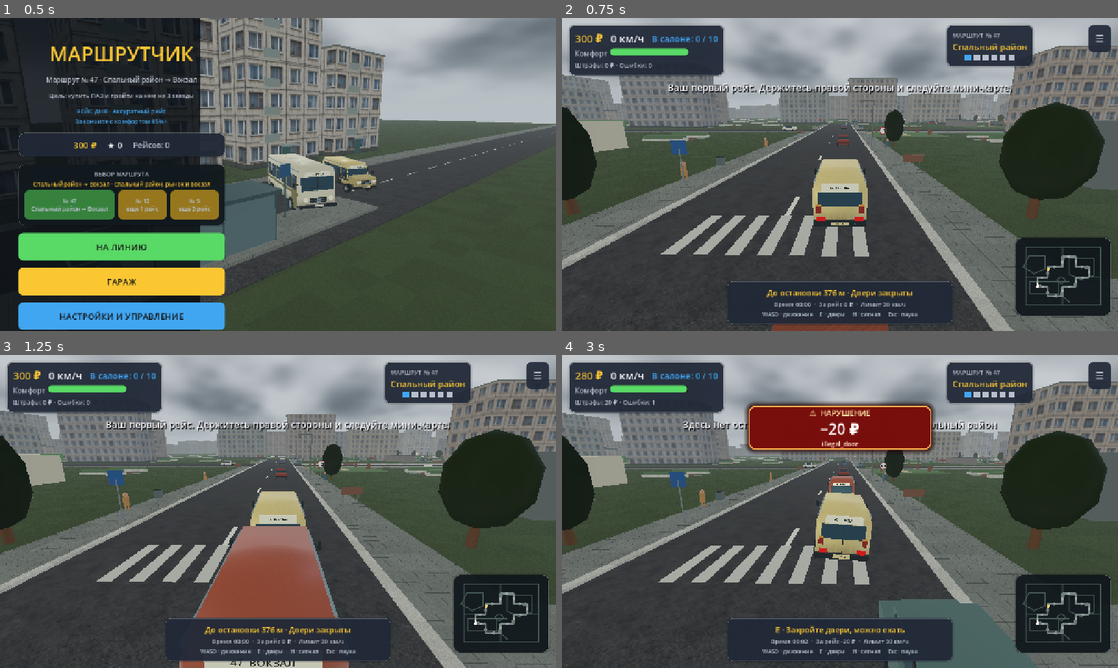
Above: before the commit, frames 1-4 (two rows, left to right).
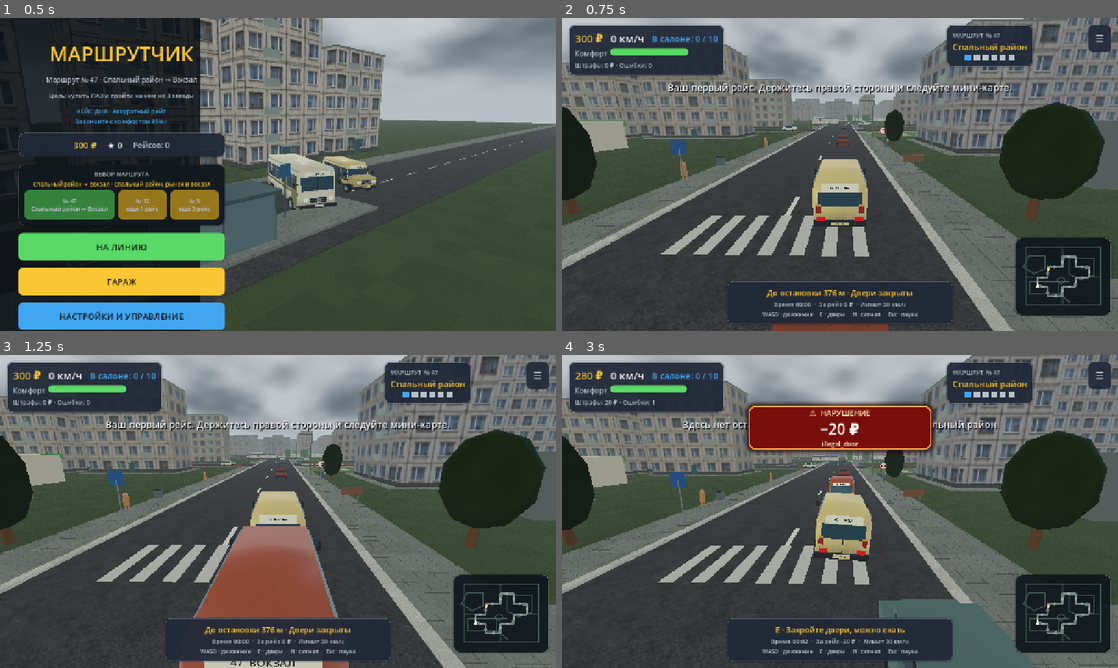
Above: after the commit, the same moments.

Repository: LuardeGames/marshrutchik_sim
Game: Godot game, scene res://scenes/main_menu/main_menu.tscn
Two runs of this game, one before a commit and one after it. Both use one fixed random seed, a clock stepped at 60 frames per second and the inputs below.
Inputs (mouse positions are in pixels of both pictures, inside the frame that each line leads up to):
- Up to frame 1 (0.5 s): no input
- Up to frame 2 (0.75 s): click "НА ЛИНИЮ" at 0.5 s
- Up to frame 3 (1.25 s): no input
- Up to frame 4 (3 s): tap Enter at 1.25 s; move the mouse to (962, 495) at 1.27 s; hold D (steer_right) 1.28-2 s; tap E (doors) at 1.35 s; click (962, 495) at 1.42 s; drag from (728, 527) to (812, 574) at 2.02 s; move the mouse to (895, 442) at 2.77 s; hold D (steer_right) from 2.78 s (still down); hold H from 2.78 s (still down)

Frame 1 is identical in both runs. In frame 2, 11% of the frame differs, in the area x 0-100%, y 0-45%; in frame 3, 10%; in frame 4, 8.8%.

Commit message:
Expand city dressing and improve urban layout

Diff:
--- a/scripts/world/city_dressing.gd
+++ b/scripts/world/city_dressing.gd
@@ -248,7 +248,9 @@
 	var colors: Array[Color] = [Color("536a72"), Color("8b5148"), Color("b18d53"), Color("65745b")]
 	var courtyard_index := 0
 	for i in range(waypoints.size()):
-		if i % 2 == 0:
+		# These two route edges cross the civic and industrial loops; a yard
+		# here would put its storage row directly on the secondary street.
+		if i % 2 == 0 or i in [5, 13]:
 			continue
 		var a: Vector3 = waypoints[i]
 		var b: Vector3 = waypoints[(i + 1) % waypoints.size()]
--- a/scripts/world/world_builder.gd
+++ b/scripts/world/world_builder.gd
@@ -428,10 +428,10 @@
 	var legs := _box(parent, center - perp * 16.0 + Vector3(0, 2.0, 0), Vector3(0.4, 4.0, 0.4), Color(0.3, 0.3, 0.3), false)
 
 static func _build_station(parent: Node3D, center: Vector3, perp: Vector3, rng: RandomNumberGenerator) -> void:
-	var b := _box(parent, center + perp * 24.0 + Vector3(0, 7, 0), Vector3(26.0, 14.0, 12.0), Color(0.8, 0.75, 0.55))
+	var b := _box(parent, center - perp * 24.0 + Vector3(0, 7, 0), Vector3(26.0, 14.0, 12.0), Color(0.8, 0.75, 0.55))
 	_add_window_band(b, Vector3(26.0, 14.0, 12.0))
-	var tower := _box(parent, center + perp * 24.0 + Vector3(0, 17, -4), Vector3(4.0, 20.0, 4.0), Color(0.75, 0.68, 0.45))
-	var spire := _box(parent, center + perp * 24.0 + Vector3(0, 28, -4), Vector3(1.0, 3.0, 1.0), Color(0.6, 0.55, 0.35), false)
+	var tower := _box(parent, center - perp * 24.0 + Vector3(0, 17, -4), Vector3(4.0, 20.0, 4.0), Color(0.75, 0.68, 0.45))
+	var spire := _box(parent, center - perp * 24.0 + Vector3(0, 28, -4), Vector3(1.0, 3.0, 1.0), Color(0.6, 0.55, 0.35), false)
 
 static func _build_depot(parent: Node3D, center: Vector3, perp: Vector3, rng: RandomNumberGenerator) -> void:
 	# tangent = road direction at this point, derived from perp so garages
@@ -449,13 +449,13 @@
 	_build_brick_house(parent, Vector3(-105, 0, -520), Vector3(24, 15, 12), 0.0)
 	_build_brick_house(parent, Vector3(90, 0, -520), Vector3(30, 18, 12), 0.0)
 	_build_stalinka(parent, Vector3(440, 0, 210), Vector3(32, 18, 16))
-	_build_school(parent, Vector3(-150, 0, 125), Vector3(30, 7, 18))
+	_build_school(parent, Vector3(-180, 0, 125), Vector3(30, 7, 18))
 	_build_fire_station(parent, Vector3(710, 0, 120), Vector3(24, 6, 16))
-	_build_private_street(parent, Vector3(-235, 0, 80))
+	_build_private_street(parent, Vector3(-270, 0, 80))
 	_build_post_office(parent, Vector3(5, 0, 245), Vector3(22, 7, 14))
 	_build_cinema(parent, Vector3(225, 0, 245), Vector3(26, 8, 18))
 	_build_market_hall(parent, Vector3(-185, 0, -175), Vector3(26, 8, 18))
-	_build_warehouse(parent, Vector3(760, 0, -430), Vector3(30, 8, 22))
+	_build_warehouse(parent, Vector3(720, 0, -500), Vector3(30, 8, 22))
 
 static func _build_brick_house(parent: Node3D, pos: Vector3, size: Vector3, y_rot: float) -> void:
 	var building := _box(parent, pos + Vector3(0, size.y * 0.5, 0), size, Color("a86e55"), true, y_rot)
@@ -537,7 +537,7 @@
 	var front_entries: Array = []
 	var back_entries: Array = []
 	var occupied: Array[Rect2] = []
-	_collect_occupied(parent, occupied)
+	_collect_major_occupied(parent, occupied)
 	var streets: Array = []
 	for i in range(waypoints.size()):
 		streets.append([waypoints[i], waypoints[(i+1)%waypoints.size()]])
@@ -569,7 +569,9 @@
 	for street in streets:
 		var a: Vector3 = street[0]
 		var b: Vector3 = street[1]
-		reserved.append(Rect2(Vector2(minf(a.x,b.x),minf(a.z,b.z)),Vector2(absf(b.x-a.x),absf(b.z-a.z))).grow(9.5))
+		_reserve_street(reserved, a, b)
+	for waypoint in waypoints:
+		reserved.append(Rect2(Vector2(waypoint.x - 20.0, waypoint.z - 20.0), Vector2(40.0, 40.0)))
 	for stop in RouteDefinition.stops():
 		var p := RouteDefinition.stop_position(stop.waypoint_index)
 		reserved.append(Rect2(Vector2(p.x-16,p.z-16),Vector2(32,32)))
@@ -586,14 +588,29 @@
 					var pos: Vector3 = a.lerp(b,(i+0.5)/float(count))+perp*side*(23.0+row*38.0)
 					var size := Vector3(30, float(rng.randi_range(5,9))*3,12) if absf(dir.x)>0.5 else Vector3(12,float(rng.randi_range(5,9))*3,30)
 					_place_city_block(parent,pos,size,reserved,occupied,front_entries,rng)
+	# Smaller three-to-six-storey sections fit between junction clearances and
+	# landmarks where a full 30-metre slab would leave an empty street edge.
+	for street in streets:
+		var a: Vector3 = street[0]
+		var b: Vector3 = street[1]
+		var dir := (b - a).normalized()
+		var perp := Vector3(-dir.z, 0, dir.x)
+		var count := int(a.distance_to(b) / 24.0)
+		for i in range(count):
+			for side: float in [-1.0, 1.0]:
+				var pos: Vector3 = a.lerp(b, (float(i) + 0.5) / float(count)) + perp * side * 22.0
+				var size := Vector3(18, float(rng.randi_range(3, 6)) * 3, 10) if absf(dir.x) > 0.5 else Vector3(10, float(rng.randi_range(3, 6)) * 3, 18)
+				_place_city_block(parent, pos, size, reserved, occupied, front_entries, rng)
 	# Fill the interior and extend beyond the outer avenue. Alternating slab
 	# orientation leaves connected courtyards instead of isolated towers.
-	for x in range(-280,921,56):
-		for z in range(-720,421,56):
+	for x in range(-280, 921, 46):
+		for z in range(-720, 421, 46):
 			var pos := Vector3(x,0,z)
-			var size := Vector3(30,float(rng.randi_range(5,12))*3,12) if (x/56+z/56)%2==0 else Vector3(12,float(rng.randi_range(5,12))*3,30)
+			var size := Vector3(32,float(rng.randi_range(5,12))*3,16) if (x/46+z/46)%2==0 else Vector3(16,float(rng.randi_range(5,12))*3,32)
 			_place_city_block(parent,pos,size,reserved,occupied,front_entries,rng)
+	_build_backdrop_blocks(back_entries, rng)
 	parent.set_meta("city_buildings",front_entries.size())
+	parent.set_meta("city_backdrop_buildings", back_entries.size())
 	parent.set_meta("city_streets",streets)
 
 	var body_mat := CityMaterials.facade(Color.WHITE, true)
@@ -603,21 +620,56 @@
 	var roofs: Array=[]
 	var balconies: Array=[]
 	var doors: Array=[]
-	for e in front_entries:
+	var rooftop_units: Array=[]
+	for entry_index in range(front_entries.size()):
+		var e: Dictionary = front_entries[entry_index]
 		walks.append({"size":Vector3(e.size.x+3,0.08,e.size.z+3),"position":Vector3(e.position.x,0.04,e.position.z),"y_rot":0.0})
 		roofs.append({"size":Vector3(e.size.x+0.25,0.18,e.size.z+0.25),"position":e.position+Vector3(0,e.size.y/2.0,0),"y_rot":0.0})
-		var front_z: float=e.position.z-e.size.z/2.0
-		doors.append({"size":Vector3(1.2,2.1,0.05),"position":Vector3(e.position.x,1.05,front_z-0.03),"y_rot":0.0})
-		roofs.append({"size":Vector3(2.1,0.14,1.5),"position":Vector3(e.position.x,2.4,front_z-0.7),"y_rot":0.0})
-		var balcony_x: float=roundf((e.position.x+e.size.x*0.23-1.5)/3.0)*3.0+1.5
-		for floor_index in range(1,int(e.size.y/3.0)):
-			var y:=float(floor_index)*3.0+0.3
-			balconies.append({"size":Vector3(2.2,0.14,0.95),"position":Vector3(balcony_x,y,front_z-0.45),"y_rot":0.0})
-			balconies.append({"size":Vector3(2.2,0.82,0.08),"position":Vector3(balcony_x,y+0.45,front_z-0.89),"y_rot":0.0})
+		if entry_index % 3 == 0:
+			rooftop_units.append({"size": Vector3(3.6, 1.2, 2.5), "position": e.position + Vector3(e.size.x * 0.18, e.size.y / 2.0 + 0.7, 0), "y_rot": 0.0})
+		if e.size.x >= e.size.z:
+			var balcony_x: float = e.position.x + e.size.x * 0.23
+			for facade_side: float in [-1.0, 1.0]:
+				var front_z: float = e.position.z + facade_side * e.size.z / 2.0
+				doors.append({"size": Vector3(1.2, 2.1, 0.05), "position": Vector3(e.position.x, 1.05, front_z + facade_side * 0.03), "y_rot": 0.0})
+				roofs.append({"size": Vector3(2.1, 0.14, 1.5), "position": Vector3(e.position.x, 2.4, front_z + facade_side * 0.7), "y_rot": 0.0})
+				for floor_index in range(1, int(e.size.y / 3.0)):
+					var y := float(floor_index) * 3.0 + 0.3
+					balconies.append({"size": Vector3(2.2, 0.14, 0.95), "position": Vector3(balcony_x, y, front_z + facade_side * 0.45), "y_rot": 0.0})
+					balconies.append({"size": Vector3(2.2, 0.82, 0.08), "position": Vector3(balcony_x, y + 0.45, front_z + facade_side * 0.89), "y_rot": 0.0})
+		else:
+			var balcony_z: float = e.position.z + e.size.z * 0.23
+			for facade_side: float in [-1.0, 1.0]:
+				var front_x: float = e.position.x + facade_side * e.size.x / 2.0
+				doors.append({"size": Vector3(0.05, 2.1, 1.2), "position": Vector3(front_x + facade_side * 0.03, 1.05, e.position.z), "y_rot": 0.0})
+				roofs.append({"size": Vector3(1.5, 0.14, 2.1), "position": Vector3(front_x + facade_side * 0.7, 2.4, e.position.z), "y_rot": 0.0})
+				for floor_index in range(1, int(e.size.y / 3.0)):
+					var y := float(floor_index) * 3.0 + 0.3
+					balconies.append({"size": Vector3(0.95, 0.14, 2.2), "position": Vector3(front_x + facade_side * 0.45, y, balcony_z), "y_rot": 0.0})
+					balconies.append({"size": Vector3(0.08, 0.82, 2.2), "position": Vector3(front_x + facade_side * 0.89, y + 0.45, balcony_z), "y_rot": 0.0})
 	_multimesh_boxes(parent,"ApartmentFootpaths",CityMaterials.surface("paving"),walks)
 	_multimesh_boxes(parent,"RoofCapsAndCanopies",BusVisual.material(Color("697167")),roofs)
+	_multimesh_boxes(parent,"RoofEquipment",BusVisual.material(Color("59615e")),rooftop_units)
 	_multimesh_boxes(parent,"BalconyPanels",BusVisual.material(Color("899184")),balconies)
 	_multimesh_boxes(parent,"EntranceDoors",BusVisual.material(Color("3d5851")),doors)
+
+static func _reserve_street(reserved: Array[Rect2], start: Vector3, finish: Vector3) -> void:
+	var part_count := maxi(1, ceili(start.distance_to(finish) / 12.0))
+	for part_index in range(part_count):
+		var a := start.lerp(finish, float(part_index) / float(part_count))
+		var b := start.lerp(finish, float(part_index + 1) / float(part_count))
+		reserved.append(Rect2(Vector2(minf(a.x, b.x), minf(a.z, b.z)), Vector2(absf(b.x - a.x), absf(b.z - a.z))).grow(9.5))
+
+static func _build_backdrop_blocks(entries: Array, rng: RandomNumberGenerator) -> void:
+	var colors := [Color("858c8b"), Color("8f8c84"), Color("7d8589"), Color("91877e")]
+	for z: float in [-790.0, -840.0, 490.0, 540.0]:
+		for x in range(-340, 981, 38):
+			var size := Vector3(28.0, float(rng.randi_range(7, 15)) * 3.0, 18.0)
+			entries.append({"size": size, "position": Vector3(x, size.y * 0.5, z), "y_rot": 0.0, "color": colors[rng.randi() % colors.size()]})
+	for x: float in [-350.0, -400.0, 990.0, 1040.0]:
+		for z in range(-752, 453, 38):
+			var size := Vector3(18.0, float(rng.randi_range(7, 15)) * 3.0, 28.0)
+			entries.append({"size": size, "position": Vector3(x, size.y * 0.5, z), "y_rot": 0.0, "color": colors[rng.randi() % colors.size()]})
 
 static func _add_network_loop(parent: Node3D, streets: Array, points: Array[Vector3]) -> void:
 	_build_road(parent, points)
@@ -654,10 +706,13 @@
 	_register_road_surface(parent, start, finish, 12.8, 0.0)
 	var dir: Vector3 = (finish - start).normalized()
 	var side: Vector3 = Vector3(-dir.z, 0, dir.x)
+	var rail_start := start + dir * 12.0
+	var rail_middle := (rail_start + finish) * 0.5
+	var rail_length := rail_start.distance_to(finish)
 	streets.append([start, finish])
 	_box(parent, (start + finish) * 0.5 + Vector3(0, 0.16, 0), Vector3(12.8, 0.28, start.distance_to(finish)), Color("4b5353"), false, atan2(dir.x, dir.z))
-	_box(parent, (start + finish) * 0.5 + side * 6.3 + Vector3(0, 0.85, 0), Vector3(0.28, 1.4, start.distance_to(finish)), Color("77756d"), true, atan2(dir.x, dir.z))
-	_box(parent, (start + finish) * 0.5 - side * 6.3 + Vector3(0, 0.85, 0), Vector3(0.28, 1.4, start.distance_to(finish)), Color("77756d"), true, atan2(dir.x, dir.z))
+	_box(parent, rail_middle + side * 6.3 + Vector3(0, 0.85, 0), Vector3(0.28, 1.4, rail_length), Color("77756d"), true, atan2(dir.x, dir.z))
+	_box(parent, rail_middle - side * 6.3 + Vector3(0, 0.85, 0), Vector3(0.28, 1.4, rail_length), Color("77756d"), true, atan2(dir.x, dir.z))
 	for x in [0.18, 0.50, 0.82]:
 		var post_pos: Vector3 = start.lerp(finish, x)
 		_box(parent, post_pos + side * 6.3 + Vector3(0, 0.9, 0), Vector3(0.34, 1.8, 0.34), Color("8e887a"), true)
@@ -683,20 +738,30 @@
 			return true
 	return false
 
-## Small, reserved garden lots close gaps without placing another slab.
+## Turns leftover lots into readable courtyards instead of scattering the
+## same tiny planter across every empty patch.
 static func _build_pocket_gardens(parent: Node3D) -> void:
 	var occupied: Array[Rect2] = []
 	_collect_occupied(parent, occupied)
 	var surfaces: Array = parent.get_meta("road_surfaces", [])
-	var paving: Array = []
+	var courtyard_paths: Array = []
+	var parking_surfaces: Array = []
+	var parking_lines: Array = []
 	var planters: Array = []
 	var foliage: Array = []
 	var seats: Array = []
+	var tree_trunks: Array = []
+	var tree_crowns: Array = []
+	var parked_cars: Array = []
+	var parked_windows: Array = []
+	var garage_bodies: Array = []
+	var garage_roofs: Array = []
+	var garage_doors: Array = []
 	var count: int = 0
 	for x in range(-120, 741, 22):
 		for z in range(-580, 261, 22):
 			var pos := Vector3(x, 0, z)
-			var lot := Rect2(Vector2(x - 7, z - 7), Vector2(14, 14))
+			var lot := Rect2(Vector2(x - 9, z - 9), Vector2(18, 18))
 			var blocked: bool = is_road_surface(pos, surfaces, 13.0)
 			for rect: Rect2 in occupied:
 				if lot.intersects(rect):
@@ -705,19 +770,54 @@
 			if blocked:
 				continue
 			occupied.append(lot)
-			paving.append({"size": Vector3(10, 0.06, 2), "position": pos + Vector3(0, 0.03, 0), "y_rot": 0.0})
-			for side: float in [-1.0, 1.0]:
-				var bed: Vector3 = pos + Vector3(0, 0.25, side * 3.8)
-				planters.append({"size": Vector3(8, 0.5, 1.6), "position": bed, "y_rot": 0.0})
-				foliage.append({"size": Vector3(7.5, 0.65, 1.2), "position": bed + Vector3(0, 0.5, 0), "y_rot": 0.0})
-				_invisible_collider(parent, bed, Vector3(8, 1.1, 1.6))
-				seats.append({"size": Vector3(2.2, 0.45, 0.65), "position": pos + Vector3(side * 3, 0.225, 1.8), "y_rot": 0.0})
+			var grid_x := int((x + 120) / 22)
+			var grid_z := int((z + 580) / 22)
+			var variant := (floori(float(grid_x) / 2.0) + floori(float(grid_z) / 2.0)) % 3
+			match variant:
+				0:
+					courtyard_paths.append({"size": Vector3(16, 0.06, 2.2), "position": pos + Vector3(0, 0.03, 0), "y_rot": 0.0})
+					courtyard_paths.append({"size": Vector3(2.2, 0.06, 16), "position": pos + Vector3(0, 0.03, 0), "y_rot": 0.0})
+					for side: float in [-1.0, 1.0]:
+						var bed := pos + Vector3(side * 5.5, 0.22, 5.4)
+						planters.append({"size": Vector3(3.5, 0.44, 2.2), "position": bed, "y_rot": 0.0})
+						foliage.append({"size": Vector3(3.1, 0.72, 1.8), "position": bed + Vector3(0, 0.54, 0), "y_rot": 0.0})
+						seats.append({"size": Vector3(2.4, 0.45, 0.65), "position": pos + Vector3(side * 4.6, 0.225, -2.3), "y_rot": 0.0})
+						var tree_pos := pos + Vector3(side * 5.8, 0, -5.5)
+						tree_trunks.append({"size": Vector3(0.7, 2.2, 0.7), "position": tree_pos + Vector3(0, 1.1, 0), "y_rot": 0.0})
+						tree_crowns.append({"size": Vector3(3.5, 4.2, 3.5), "position": tree_pos + Vector3(0, 3.5, 0), "y_rot": 0.0})
+						_invisible_collider(parent, tree_pos + Vector3(0, 1.1, 0), Vector3(0.9, 2.2, 0.9))
+				1:
+					parking_surfaces.append({"size": Vector3(18, 0.08, 18), "position": pos + Vector3(0, 0.04, 0), "y_rot": 0.0})
+					for line_x in [-7.0, -3.5, 0.0, 3.5, 7.0]:
+						parking_lines.append({"size": Vector3(0.10, 0.015, 15), "position": pos + Vector3(line_x, 0.09, 0), "y_rot": 0.0})
+					for car_x in [-5.2, 0.0, 5.2]:
+						var car_pos := pos + Vector3(car_x, 0, 1.2)
+						parked_cars.append({"size": Vector3(1.75, 0.62, 3.5), "position": car_pos + Vector3(0, 0.42, 0), "y_rot": 0.0})
+						parked_windows.append({"size": Vector3(1.38, 0.36, 1.65), "position": car_pos + Vector3(0, 0.85, -0.1), "y_rot": 0.0})
+						_invisible_collider(parent, car_pos + Vector3(0, 0.65, 0), Vector3(1.85, 1.3, 3.6))
+				2:
+					parking_surfaces.append({"size": Vector3(18, 0.08, 18), "position": pos + Vector3(0, 0.04, 0), "y_rot": 0.0})
+					for garage_x in [-5.7, 0.0, 5.7]:
+						var garage_pos := pos + Vector3(garage_x, 0, 1.8)
+						garage_bodies.append({"size": Vector3(5.0, 2.7, 6.5), "position": garage_pos + Vector3(0, 1.35, 0), "y_rot": 0.0})
+						garage_roofs.append({"size": Vector3(5.3, 0.20, 6.8), "position": garage_pos + Vector3(0, 2.8, 0), "y_rot": 0.0})
+						garage_doors.append({"size": Vector3(4.2, 2.15, 0.10), "position": garage_pos + Vector3(0, 1.1, -3.3), "y_rot": 0.0})
+						_invisible_collider(parent, garage_pos + Vector3(0, 1.35, 0), Vector3(5.0, 2.7, 6.5))
 			count += 1
 	parent.set_meta("pocket_gardens", count)
-	_multimesh_boxes(parent, "GardenPaths", CityMaterials.surface("paving"), paving)
+	_multimesh_boxes(parent, "CourtyardPaths", CityMaterials.surface("paving"), courtyard_paths)
+	_multimesh_boxes(parent, "LotParking", CityMaterials.surface("asphalt"), parking_surfaces)
+	_multimesh_boxes(parent, "ParkingLines", BusVisual.material(Color("c6c5b8")), parking_lines)
 	_multimesh_boxes(parent, "GardenBeds", CityMaterials.surface("concrete"), planters)
 	_multimesh_boxes(parent, "GardenHedges", BusVisual.material(Color("57704b")), foliage)
 	_multimesh_boxes(parent, "GardenSeats", BusVisual.material(Color("735442")), seats)
+	_multimesh_boxes(parent, "CourtyardTrees", BusVisual.material(Color("694c38")), tree_trunks)
+	_multimesh_boxes(parent, "CourtyardCrowns", BusVisual.material(Color("4d6d47")), tree_crowns)
+	_multimesh_boxes(parent, "ParkedCarBodies", BusVisual.material(Color("6d7875")), parked_cars)
+	_multimesh_boxes(parent, "ParkedCarWindows", BusVisual.material(Color("34484c")), parked_windows)
+	_multimesh_boxes(parent, "GarageRows", CityMaterials.surface("concrete"), garage_bodies)
+	_multimesh_boxes(parent, "GarageRoofs", BusVisual.material(Color("555d5c")), garage_roofs)
+	_multimesh_boxes(parent, "GarageDoors", BusVisual.material(Color("48605e")), garage_doors)
 
 static func _collect_occupied(node: Node, occupied: Array[Rect2]) -> void:
 	if node.name == "GroundBody":
@@ -727,6 +827,17 @@
 		occupied.append(Rect2(Vector2(box.position.x,box.position.z),Vector2(box.size.x,box.size.z)).grow(2.0))
 	for child in node.get_children():
 		_collect_occupied(child,occupied)
+
+static func _collect_major_occupied(node: Node, occupied: Array[Rect2]) -> void:
+	if node.name == "GroundBody":
+		return
+	if node is CollisionShape3D and node.shape is BoxShape3D and node.get_parent() is StaticBody3D:
+		var footprint: float = node.shape.size.x * node.shape.size.z
+		if footprint >= 8.0:
+			var box: AABB = node.global_transform * AABB(-node.shape.size * 0.5, node.shape.size)
+			occupied.append(Rect2(Vector2(box.position.x, box.position.z), Vector2(box.size.x, box.size.z)).grow(2.0))
+	for child in node.get_children():
+		_collect_major_occupied(child, occupied)
 
 static func _place_city_block(parent: Node3D, pos: Vector3, size: Vector3, reserved: Array[Rect2], occupied: Array[Rect2], entries: Array, rng: RandomNumberGenerator) -> void:
 	var lot := Rect2(Vector2(pos.x-size.x/2,pos.z-size.z/2),Vector2(size.x,size.z)).grow(2.0)
--- a/tests/capture_city.gd
+++ b/tests/capture_city.gd
@@ -19,8 +19,20 @@
 	game.vehicle.global_position=Vector3(2.5,0.13,-55)
 	game.camera_rig.camera.global_position=Vector3(3.5,4.7,-44)
 	game.camera_rig.camera.look_at(game.vehicle.global_position+Vector3(0,1,-3))
-	print("CITY_BUILDINGS ",game.world.get_meta("city_buildings"))
+	print("CITY_BUILDINGS ",game.world.get_meta("city_buildings")," BACKDROP ",game.world.get_meta("city_backdrop_buildings"))
 	await shot("dense_street")
+	game.vehicle.global_position=Vector3(120,0.13,-205)
+	game.camera_rig.camera.global_position=Vector3(121,5.2,-187)
+	game.camera_rig.camera.look_at(game.vehicle.global_position+Vector3(0,1,-12))
+	await shot("city_residential")
+	game.vehicle.global_position=Vector3(535,0.13,-300)
+	game.camera_rig.camera.global_position=Vector3(517,5.2,-296)
+	game.camera_rig.camera.look_at(game.vehicle.global_position+Vector3(12,1,0))
+	await shot("city_industrial")
+	game.vehicle.global_position=Vector3(385,0.13,0)
+	game.camera_rig.camera.global_position=Vector3(403,5.2,4)
+	game.camera_rig.camera.look_at(game.vehicle.global_position+Vector3(-12,1,0))
+	await shot("city_center")
 	game.hud.visible=false
 	game.camera_rig.camera.far=1800
 	game.camera_rig.camera.global_position=Vector3(-80,125,80)
--- /dev/null
+++ b/tests/city_density_test.gd
@@ -0,0 +1,82 @@
+extends SceneTree
+## Measures the generated city itself: route-side building coverage and the
+## low-detail skyline that prevents the playable grid ending in open fields.
+
+const SAMPLE_SPACING := 16.0
+const FRONTAGE_OFFSET := 23.0
+const MAX_FRONTAGE_GAP := 12.0
+
+var failed := 0
+
+func _initialize() -> void:
+	call_deferred("run")
+
+func check(ok: bool, message: String) -> void:
+	print("[PASS] " if ok else "[FAIL] ", message)
+	if not ok:
+		failed += 1
+
+func run() -> void:
+	root.get_node("GameManager").start_trip()
+	for i in range(6):
+		await physics_frame
+	var world: Node3D = current_scene.world
+	var front := world.get_node_or_null("FillerFront") as MultiMeshInstance3D
+	var back := world.get_node_or_null("FillerBack") as MultiMeshInstance3D
+	var front_count := 0 if front == null else front.multimesh.instance_count
+	check(front_count >= 500, "city keeps a substantial playable building layer")
+	var back_count := 0 if back == null else back.multimesh.instance_count
+	check(back_count >= 100, "city has a continuous distant skyline")
+	var parking := world.get_node_or_null("LotParking") as MultiMeshInstance3D
+	var garages := world.get_node_or_null("GarageRows") as MultiMeshInstance3D
+	var courtyards := world.get_node_or_null("CourtyardPaths") as MultiMeshInstance3D
+	var entrances := world.get_node_or_null("EntranceDoors") as MultiMeshInstance3D
+	var roof_details := world.get_node_or_null("RoofEquipment") as MultiMeshInstance3D
+	check(parking != null and parking.multimesh.instance_count >= 6, "vacant lots include visible parking courts")
+	check(garages != null and garages.multimesh.instance_count >= 6, "vacant lots include garage rows")
+	check(courtyards != null and courtyards.multimesh.instance_count >= 6, "vacant lots include landscaped courtyards")
+	check(entrances != null and entrances.multimesh.instance_count >= front_count * 2, "apartment blocks have entrances on both long facades")
+	check(roof_details != null and roof_details.multimesh.instance_count >= front_count / 4, "apartment skyline includes rooftop equipment")
+
+	var coverage := _frontage_coverage(world.get_world_3d().direct_space_state, RouteDefinition.waypoints()) if front != null else 0.0
+	print("CITY DENSITY: frontage %.1f%%, playable %d, backdrop %d" % [coverage * 100.0, front_count, back_count])
+	check(coverage >= 0.82, "route streets have continuous building frontage")
+	quit(0 if failed == 0 else 1)
+
+func _frontage_coverage(space: PhysicsDirectSpaceState3D, waypoints: Array[Vector3]) -> float:
+	var shape := BoxShape3D.new()
+	shape.size = Vector3(MAX_FRONTAGE_GAP * 2.0, 8.0, MAX_FRONTAGE_GAP * 2.0)
+	var query := PhysicsShapeQueryParameters3D.new()
+	query.shape = shape
+	query.collision_mask = 1
+	var covered := 0
+	var sampled := 0
+	for segment_index in range(waypoints.size()):
+		var start := waypoints[segment_index]
+		var finish := waypoints[(segment_index + 1) % waypoints.size()]
+		var direction := (finish - start).normalized()
+		var side := Vector3(-direction.z, 0, direction.x)
+		var sample_count := maxi(2, int(start.distance_to(finish) / SAMPLE_SPACING))
+		for sample_index in range(1, sample_count):
+			var road_position := start.lerp(finish, float(sample_index) / float(sample_count))
+			if _near_stop(road_position) or _near_intersection(road_position, waypoints):
+				continue
+			for side_sign: float in [-1.0, 1.0]:
+				var probe: Vector3 = road_position + side * side_sign * FRONTAGE_OFFSET
+				sampled += 1
+				query.transform = Transform3D(Basis(), probe + Vector3(0, 6.0, 0))
+				if not space.intersect_shape(query, 1).is_empty():
+					covered += 1
+	return float(covered) / float(sampled)
+
+func _near_stop(position: Vector3) -> bool:
+	for stop in RouteDefinition.stops():
+		if position.distance_to(RouteDefinition.stop_position(int(stop.waypoint_index))) < 24.0:
+			return true
+	return false
+
+func _near_intersection(position: Vector3, waypoints: Array[Vector3]) -> bool:
+	for waypoint in waypoints:
+		if position.distance_to(waypoint) < 20.0:
+			return true
+	return false
--- a/tests/city_roads_test.gd
+++ b/tests/city_roads_test.gd
@@ -19,7 +19,7 @@
 		for j in range(count+1):
 			for lane in [-2.5,2.5]:
 				var p: Vector3 = a.lerp(b,float(j)/count)+side*lane
-				var query := PhysicsRayQueryParameters3D.create(p+Vector3(0,5,0),p-Vector3(0,1,0),1)
+				var query := PhysicsRayQueryParameters3D.create(p+Vector3(0,50,0),p-Vector3(0,1,0),1)
 				var hit := world.get_world_3d().direct_space_state.intersect_ray(query)
 				samples += 1
 				if hit.is_empty() or hit.position.y>0.5:
Binary file added: docs/review/city_center.png
Binary file added: docs/review/city_industrial.png
Binary file added: docs/review/city_residential.png
Binary file changed: docs/review/dense_quarters.png
Binary file changed: docs/review/dense_street.png
Not shown, added: scripts/world/ambient_pedestrian.gd.uid
Not shown, added: scripts/world/road_incident_manager.gd.uid
Not shown, added: scripts/world/rule_enforcement.gd.uid
Not shown, added: tests/city_density_test.gd.uid
Not shown, added: docs/superpowers/plans/2026-09-10-city-completion.md
Not shown, changed: tests/run_checks.sh
